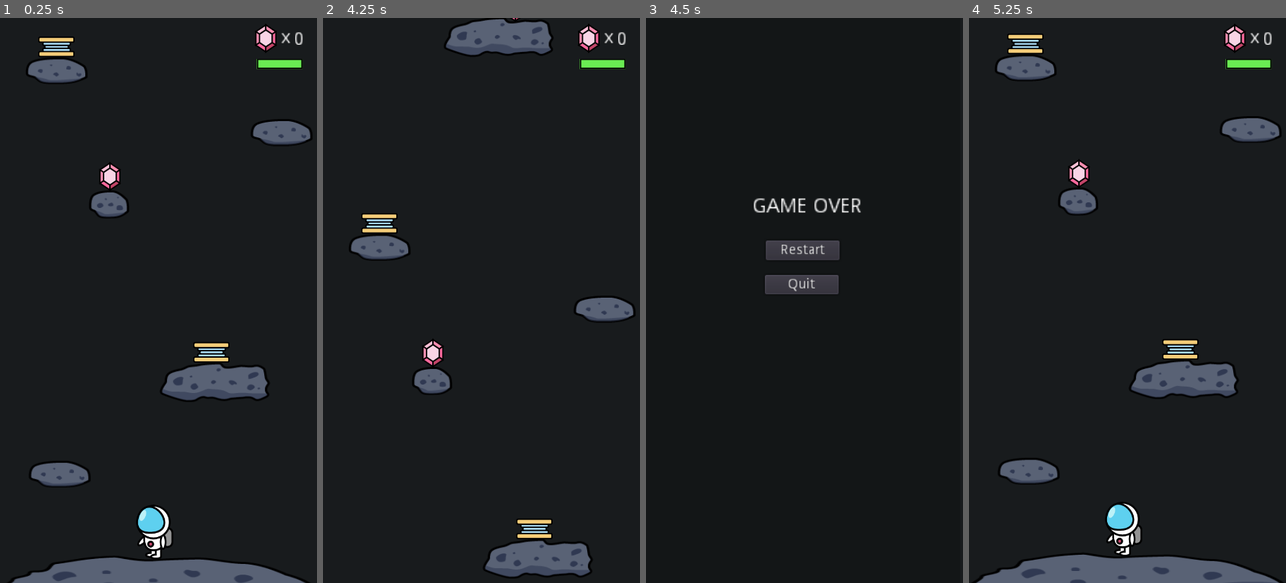
Above: before the commit, frames 1-4 (left to right).
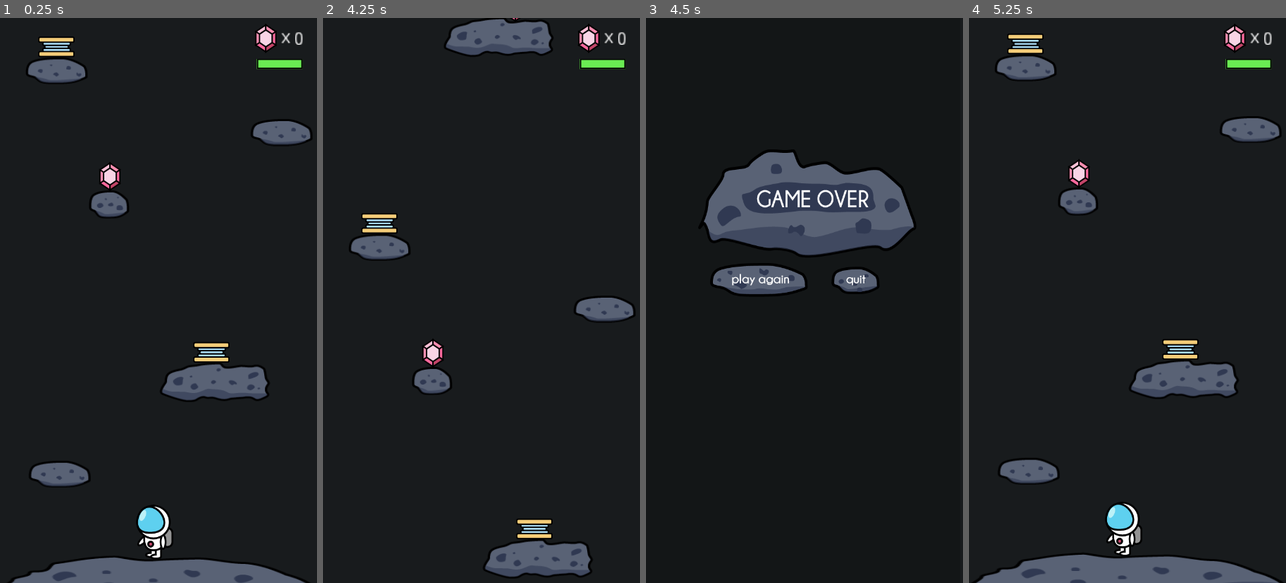
Above: after the commit, the same moments.

Repository: anyu/space-escape
Game: Godot game, scene res://scenes/World.tscn
Two runs of this game, one before a commit and one after it. Both use one fixed random seed, a clock stepped at 60 frames per second and the inputs below.
Inputs (mouse positions are in pixels of both pictures, inside the frame that each line leads up to; where the layout moved, square brackets give the same spot in the first picture):
- Up to frame 1 (0.25 s): no input
- Up to frame 2 (4.25 s): hold D (move_right) 0.53-2.03 s; tap Space (jump) at 0.77, 1.52, 3.02, 3.77 s; hold A (move_left) 2.03-2.78 s; hold D (move_right) from 2.78 s (still down)
- Up to frame 3 (4.5 s): release D (move_right) at 4.28 s; hold A (move_left) from 4.28 s (still down)
- Up to frame 4 (5.25 s): tap Space (jump) at 4.52 s; release A (move_left) at 5 s; click (1083, 277) [1124, 249] at 5 s

Frames 1-2 are identical in both runs. In frame 3, 11% of the frame differs, in the area x 18-85%, y 23-49%; in frame 4, nothing differs.

Commit message:
improve game over

Diff:
--- a/scenes/GameOver.tscn
+++ b/scenes/GameOver.tscn
@@ -1,6 +1,9 @@
-[gd_scene load_steps=6 format=2]
+[gd_scene load_steps=9 format=2]
 
 [ext_resource path="res://scripts/GameOver.gd" type="Script" id=1]
+[ext_resource path="res://images/button_play_again.png" type="Texture" id=2]
+[ext_resource path="res://images/game_over.png" type="Texture" id=3]
+[ext_resource path="res://images/button_quit.png" type="Texture" id=4]
 
 [sub_resource type="CanvasItemMaterial" id=1]
 
@@ -30,7 +33,7 @@
 "times": PoolRealArray( 0 ),
 "transitions": PoolRealArray( 1 ),
 "update": 0,
-"values": [ Color( 0.0117647, 0, 0, 1 ) ]
+"values": [ Color( 0.0941176, 0.105882, 0.113725, 1 ) ]
 }
 
 [sub_resource type="Animation" id=3]
@@ -57,34 +60,32 @@
 margin_bottom = 643.0
 rect_scale = Vector2( 0.982428, 1.99411 )
 theme = SubResource( 2 )
-color = Color( 0.0117647, 0, 0, 1 )
+color = Color( 0.0941176, 0.105882, 0.113725, 1 )
 
-[node name="Game Over" type="Label" parent="."]
-margin_left = 241.0
-margin_top = 405.0
-margin_right = 317.0
-margin_bottom = 419.0
-rect_scale = Vector2( 3.28126, 3.28126 )
-text = "Game Over"
-align = 1
-valign = 1
-uppercase = true
+[node name="RestartButton" type="TextureButton" parent="."]
+margin_left = 145.0
+margin_top = 554.0
+margin_right = 368.0
+margin_bottom = 632.0
+mouse_default_cursor_shape = 2
+texture_normal = ExtResource( 2 )
 
-[node name="RestartButton" type="Button" parent="."]
-margin_left = 272.0
-margin_top = 504.0
-margin_right = 347.0
+[node name="QuitButton" type="TextureButton" parent="."]
+margin_left = 421.0
+margin_top = 563.0
+margin_right = 531.0
+margin_bottom = 626.0
+focus_mode = 0
+mouse_default_cursor_shape = 2
+texture_normal = ExtResource( 4 )
+
+[node name="GameOverMenu" type="TextureRect" parent="."]
+margin_left = 118.0
+margin_top = 297.0
+margin_right = 627.0
 margin_bottom = 524.0
-rect_scale = Vector2( 2.23747, 2.23747 )
-text = "Restart"
-
-[node name="QuitButton" type="Button" parent="."]
-margin_left = 270.0
-margin_top = 582.0
-margin_right = 345.0
-margin_bottom = 602.0
-rect_scale = Vector2( 2.23747, 2.20273 )
-text = "Quit"
+rect_scale = Vector2( 1.00303, 1.08695 )
+texture = ExtResource( 3 )
 
 [node name="AnimationPlayer" type="AnimationPlayer" parent="."]
 anims/RESET = SubResource( 4 )
--- a/scripts/GameOver.gd
+++ b/scripts/GameOver.gd
@@ -1,6 +1,9 @@
 extends CanvasLayer
 
 func _ready():
+#	var t=Texture.new()
+#	t=load("res://image/game_over_menu.png")
+#	t.add_image(t,10,10)
 	transition()
 
 func transition():
Binary file added: images/button_play_again.png
Binary file added: images/button_quit.png
Binary file added: images/game_over.png
